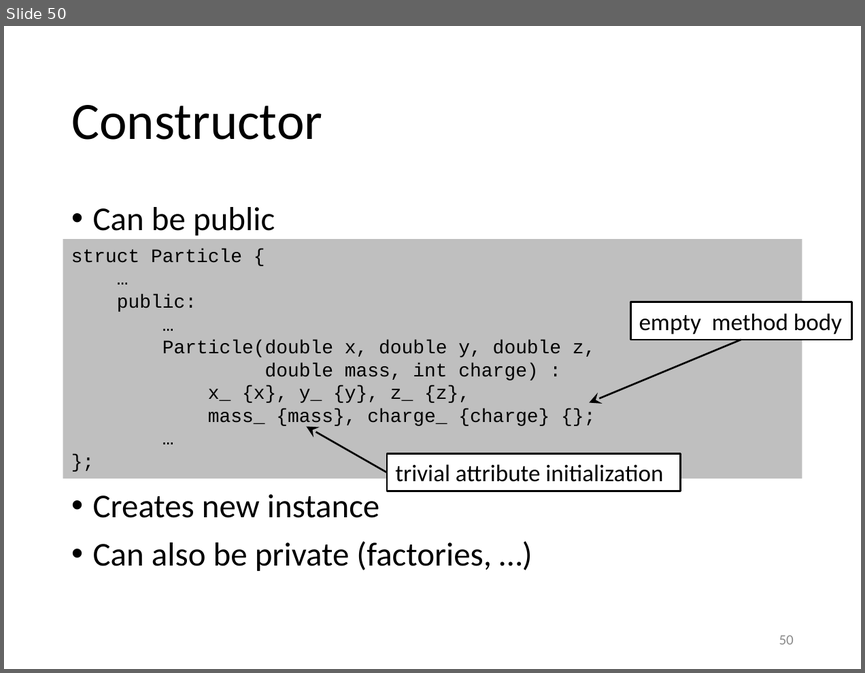
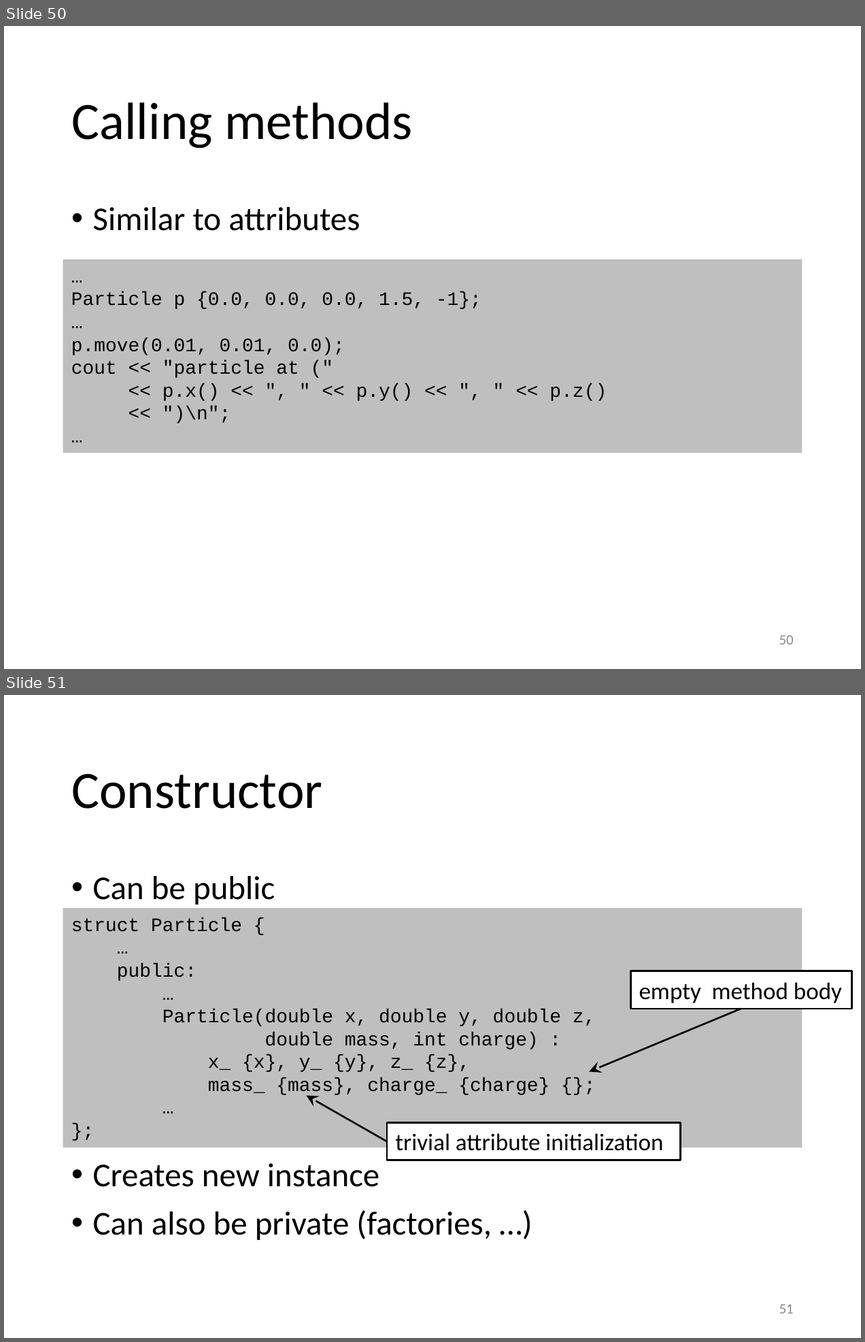
Before and after one commit to gjbex/Scientific-C-plus-plus, a slide deck: scientific_cpp.pptx. Shown one above the other, each under a label of ours: slide 50 before the commit, slides 50 and 51 after it. The pictures are 865x673 and 865x1342 pixels, drawn with LibreOffice and Linux fonts; fonts in the diff are those of the drawing. Boxes give left, top, right and bottom in pixels: in the first picture for what was removed or moved away, otherwise in the second. Text is boxed around its words. In the diff, an @@ line names an element or a change of style, - is before the commit and + after.

Commit message:
Add slide on calling methods

```diff
--- a/scientific_cpp.pptx
+++ b/scientific_cpp.pptx
@@ slide 50 added at (x1=4, y1=26, x2=861, y2=669), background #FFFFFF @@
@@ title added at (x1=71, y1=102, x2=413, y2=148), 44 pt, text #000000 @@
+Calling methods
@@ text added at (x1=93, y1=207, x2=360, y2=231), 28 pt, text #000000 @@
+• Similar to attributes
@@ rectangle added at (x1=63, y1=259, x2=802, y2=452), fill #BFBFBF, 16 pt, text #000000 @@
+…
+Particle p {0.0, 0.0, 0.0, 1.5, -1};
+…
+p.move(0.01, 0.01, 0.0);
+cout << "particle at ("
+<< p.x() << ", " << p.y() << ", " << p.z()
+<< ")\n";
+…
@@ page number added at (x1=779, y1=635, x2=793, y2=644), 12 pt, text #8C8C8C @@
+50
@@ what was slide 50 is now slide 51 @@
@@ page number at (x1=779, y1=1304, x2=793, y2=1313): text changed @@
-50
+51
```
